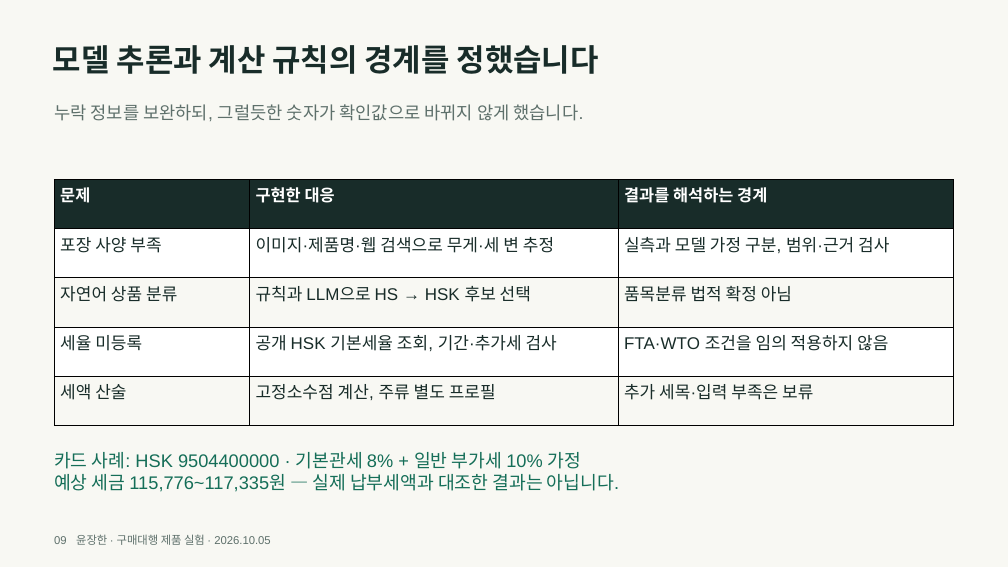
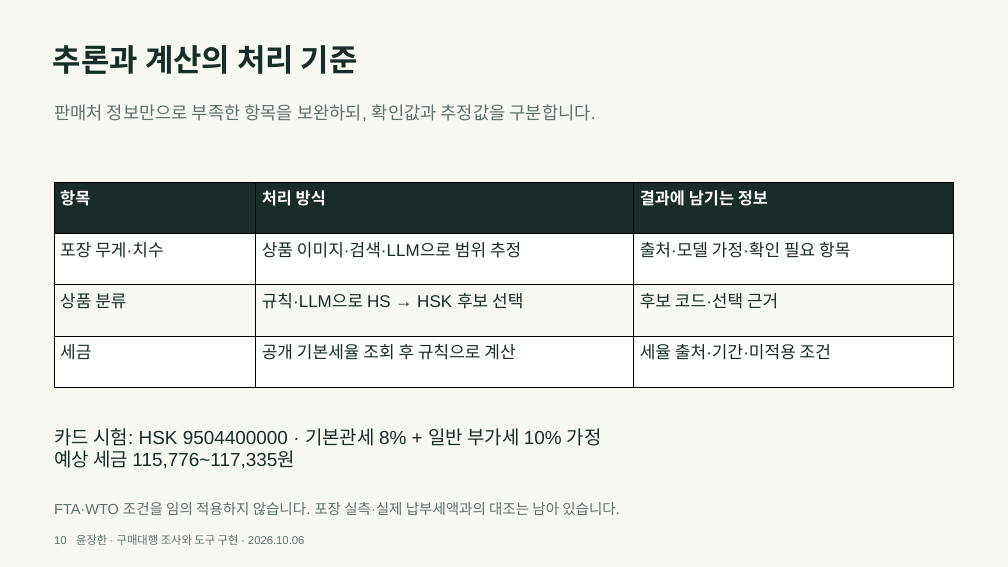
Before and after one commit to y00nZZang/crossborder-purchase-agent, a slide deck: slide 10 of portfolio/crossborder-portfolio.pptx (slide 9 before the commit). Drawn at 1008x567 pixels with LibreOffice and Linux fonts; fonts in the diff are those of the drawing. Boxes give left, top, right and bottom in pixels: in the first picture for what was removed or moved away, otherwise in the second. Text is boxed around its words. In the diff, an @@ line names an element or a change of style, - is before the commit and + after.

```diff
--- a/portfolio/crossborder-portfolio.pptx
+++ b/portfolio/crossborder-portfolio.pptx
@@ text at bbox=[53, 45, 358, 74]: text changed @@
-모델 추론과 계산 규칙의 경계를 정했습니다
+추론과 계산의 처리 기준
@@ text at bbox=[54, 104, 596, 121]: text changed @@
-누락 정보를 보완하되, 그럴듯한 숫자가 확인값으로 바뀌지 않게 했습니다.
+판매처 정보만으로 부족한 항목을 보완하되, 확인값과 추정값을 구분합니다.
@@ table at bbox=[54, 182, 954, 388] @@
-row 1: 문제 | 구현한 대응 | 결과를 해석하는 경계
-row 2: 포장 사양 부족 | 이미지·제품명·웹 검색으로 무게·세 변 추정 | 실측과 모델 가정 구분, 범위·근거 검사
-row 3: 자연어 상품 분류 | 규칙과 LLM으로 HS → HSK 후보 선택 | 품목분류 법적 확정 아님
-row 4: 세율 미등록 | 공개 HSK 기본세율 조회, 기간·추가세 검사 | FTA·WTO 조건을 임의 적용하지 않음
-row 5: 세액 산술 | 고정소수점 계산, 주류 별도 프로필 | 추가 세목·입력 부족은 보류
+row 1: 항목 | 처리 방식 | 결과에 남기는 정보
+row 2: 포장 무게·치수 | 상품 이미지·검색·LLM으로 범위 추정 | 출처·모델 가정·확인 필요 항목
+row 3: 상품 분류 | 규칙·LLM으로 HS → HSK 후보 선택 | 후보 코드·선택 근거
+row 4: 세금 | 공개 기본세율 조회 후 규칙으로 계산 | 세율 출처·기간·미적용 조건
@@ text at bbox=[54, 428, 602, 469]: text changed; size 21.8 to 22.5 pt; text colour #156E58 to #182C29 @@
-카드 사례: HSK 9504400000 · 기본관세 8% + 일반 부가세 10% 가정
-예상 세금 115,776~117,335원 — 실제 납부세액과 대조한 결과는 아닙니다.
+카드 시험: HSK 9504400000 · 기본관세 8% + 일반 부가세 10% 가정
+예상 세금 115,776~117,335원
@@ text added at bbox=[54, 502, 620, 515], 17.2 pt, text #5E706B @@
+FTA·WTO 조건을 임의 적용하지 않습니다. 포장 실측·실제 납부세액과의 대조는 남아 있습니다.
@@ text at bbox=[54, 534, 304, 545]: text changed @@
-09 윤장한 · 구매대행 제품 실험 · 2026.10.05
+10 윤장한 · 구매대행 조사와 도구 구현 · 2026.10.06
```
Also in this commit, not shown: 8 other slides changed, 3 slides added, 4 slides removed, 3 other files.
